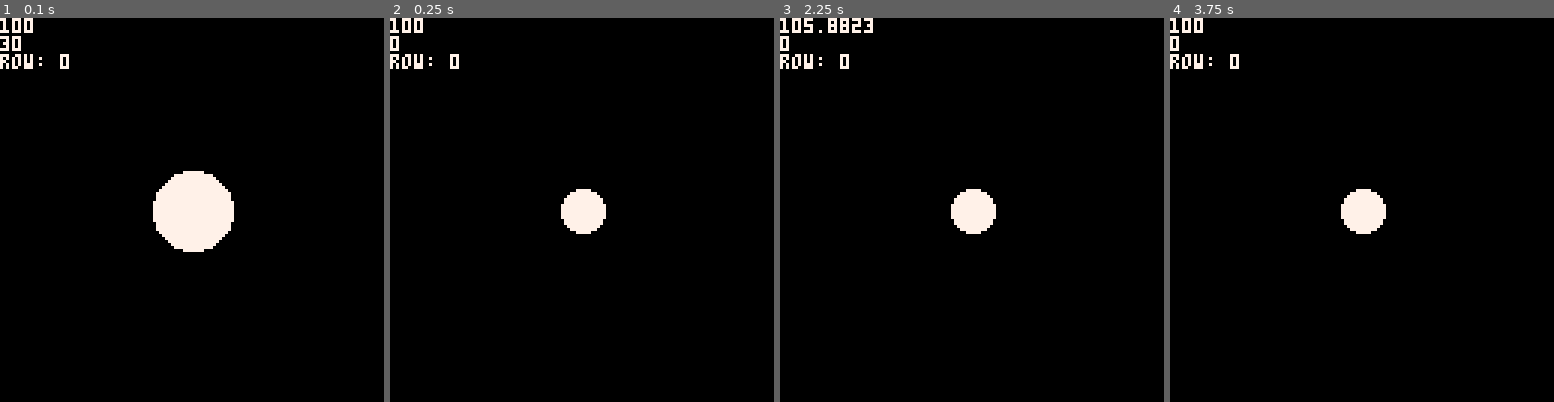
Above: before the commit, frames 1-4 (left to right).
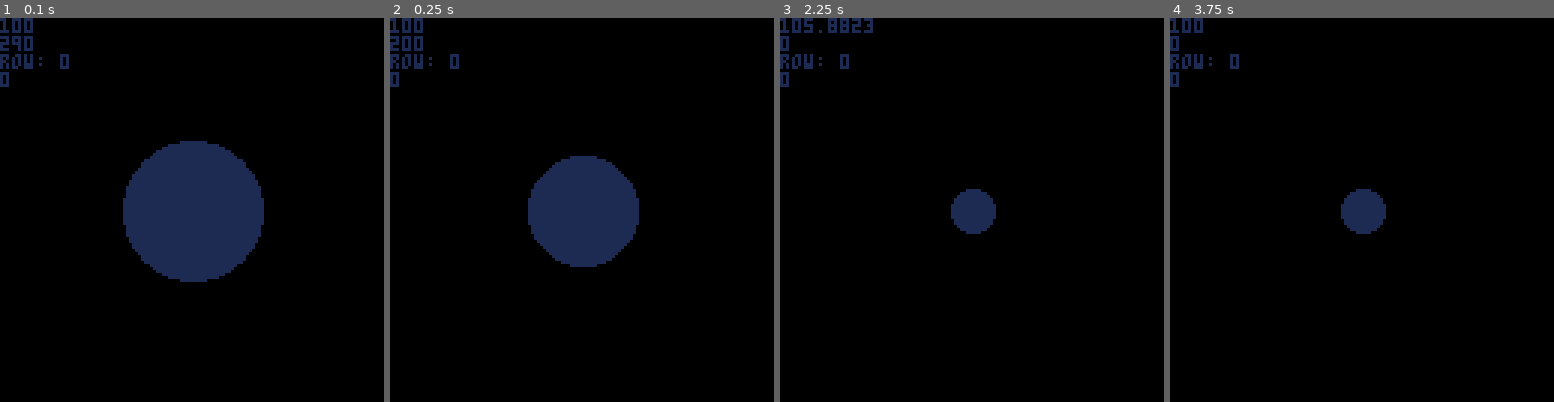
Above: after the commit, the same moments.

Repository: Bakawy/Pico_Games
Game: PICO-8 cartridge beat_horde.p8
The game is run twice, just before and just after one commit, with the same random seed, the same clock (stepped at 60 frames per second) and the same inputs.
Inputs:
- Up to frame 1 (0.1 s): no input
- Up to frame 2 (0.25 s): no input
- Up to frame 3 (2.25 s): tap X (X key) at 0.33, 1.07, 1.85 s; hold Up from 2.15 s (still down)
- Up to frame 4 (3.75 s): release Up at 2.42 s; tap X (X key) at 2.97 s; hold Down from 3.63 s (still down)

The runs differ from the first frame. In frame 1, 11% of the frame differs, in the area x 0-69%, y 0-69%; in frame 2, 7.3%; in frame 3, 2.0%; in frame 4, 1.7%.

Commit message:
added shooty_game

Diff:
--- a/beat_horde.p8
+++ b/beat_horde.p8
@@ -2,16 +2,22 @@
 version 42
 __lua__
 function _init()
+	poke(0x5f5c, 255) -- disable auto-repeat
+	poke(0x5f5d, 255)
 	cls(0)
 	music(0)
 	spd=18
 	bpm=1800/spd
-	pulse=100
+	maxpulse=360
+	pulse=360
 	last_row = -1
+	timing = -1
+	-- 2 good, 1 ok, 0 bad, -1 nothing
+
+	lastInput = 0
 end
 
 function _update60()
-
 	if btnp(⬆️) then
 		spd -= 1
 		setspd(spd)
@@ -21,27 +27,33 @@
 		setspd(spd)
 	end
 
+	timing = -1
+	timing = checktiming()
+
 	local row = stat(21)
 	if row != last_row then
-	  if row % 4 == 0 then
-	    pulse = 100
-	    sfx(3)
-	  end
-	  last_row = row
+		if row % 4 == 0 then
+	    	pulse = maxpulse
+	    	sfx(3)
+	  	end
+	  	last_row = row
 	end
 
 	if pulse>0 then
-	 pulse -= 10 * (bpm/100)
-	 pulse = max(pulse, 0)
+		pulse -= 10 * (bpm/100)
+		pulse = max(pulse, 0)
 	end
 end
 
 function _draw()
 	cls()
+	--camera(px - 64, py - 64)
 	print(bpm)
 	print(pulse)
 	print("row: "..stat(21))
-	circfill(64, 64, 7 + 21*pulse/100, 7)
+	print(lastInput)
+	circfill(64, 64, 7 + 21*pulse/maxpulse, 1)
+
 end
 -->8
 function setsfxspeed(id, speed)
@@ -61,14 +73,36 @@
 	music(0)
 end
 
+-->8
+
+function checktiming()
+	local buffer = 2/10
+	if btnp(❎) then
+		lastInput = pulse
+		if pulse > (1 - buffer) * maxpulse or pulse < buffer * maxpulse then
+			timing = 2
+			pcol = 11
+		elseif pulse > (1 - 2 * buffer) * maxpulse or pulse < 2 * buffer * maxpulse then
+			timing = 1
+			pcol = 10
+		else
+			timing = 0
+			pcol = 8
+		end
+	end
+	return timing
+end
+
 
 __gfx__
-00000000000000000000000000000000000000000000000000000000000000000000000000000000000000000000000000000000000000000000000000000000
-00000000000000000000000000000000000000000000000000000000000000000000000000000000000000000000000000000000000000000000000000000000
-00700700000000000000000000000000000000000000000000000000000000000000000000000000000000000000000000000000000000000000000000000000
-00077000000000000000000000000000000000000000000000000000000000000000000000000000000000000000000000000000000000000000000000000000
-00077000000000000000000000000000000000000000000000000000000000000000000000000000000000000000000000000000000000000000000000000000
-00700700000000000000000000000000000000000000000000000000000000000000000000000000000000000000000000000000000000000000000000000000
+00000000777777770000000000000000000000000000000000000000000000000000000000000000000000000000000000000000000000000000000000000000
+00000000777777770000000000000000000000000000000000000000000000000000000000000000000000000000000000000000000000000000000000000000
+00700700777777070000000000000000000000000000000000000000000000000000000000000000000000000000000000000000000000000000000000000000
+00077000777707770000000000000000000000000000000000000000000000000000000000000000000000000000000000000000000000000000000000000000
+00077000707777770000000000000000000000000000000000000000000000000000000000000000000000000000000000000000000000000000000000000000
+00700700700000070000000000000000000000000000000000000000000000000000000000000000000000000000000000000000000000000000000000000000
+00000000777777770000000000000000000000000000000000000000000000000000000000000000000000000000000000000000000000000000000000000000
+00000000777777770000000000000000000000000000000000000000000000000000000000000000000000000000000000000000000000000000000000000000
 
 
 
--- /dev/null
+++ b/shooty_game.p8
@@ -0,0 +1,70 @@
+pico-8 cartridge // http://www.pico-8.com
+version 42
+__lua__
+function _init()
+	x=64
+	y=64
+	input={
+		l=false,
+		r=false,
+		u=false,
+		d=false,
+		o=false,
+		x=false
+	}
+end
+
+function _update60()
+	checkinput()
+	moveplayer()
+end
+
+function _draw()
+	cls()
+	for i,b in pairs(input) do
+		print(""..i..": "..tostring(b))
+	end
+end
+-->8
+function checkinput()
+	input={
+		l=false,
+		r=false,
+		u=false,
+		d=false,
+		o=false,
+		x=false
+	}
+	if btn(➡️) then
+		input.r = true
+	end
+	if btn(⬅️) then
+		input.l = true
+	end
+	if btn(⬆️) then
+		input.u = true
+	end
+	if btn(⬇️) then
+		input.d = true
+	end
+	if btn(🅾️) then
+		input.o = true
+	end
+	if btn(❎) then
+		input.x = true
+	end
+end
+
+function moveplayer()
+end
+__gfx__
+00000000007777000000000000000000000000000000000000000000000000000000000000000000000000000000000000000000000000000000000000000000
+00000000077777700000000000000000000000000000000000000000000000000000000000000000000000000000000000000000000000000000000000000000
+00700700777770770000000000000000000000000000000000000000000000000000000000000000000000000000000000000000000000000000000000000000
+00077000777777770000000000000000000000000000000000000000000000000000000000000000000000000000000000000000000000000000000000000000
+00077000777777770000000000000000000000000000000000000000000000000000000000000000000000000000000000000000000000000000000000000000
+00700700777770770000000000000000000000000000000000000000000000000000000000000000000000000000000000000000000000000000000000000000
+00000000077777700000000000000000000000000000000000000000000000000000000000000000000000000000000000000000000000000000000000000000
+00000000007777000000000000000000000000000000000000000000000000000000000000000000000000000000000000000000000000000000000000000000
+
+
Not shown, changed: the sound effects (__sfx__) section of beat_horde.p8
Not shown, changed: the sound effects (__sfx__) section of shooty_game.p8
Not shown, changed: .DS_Store
